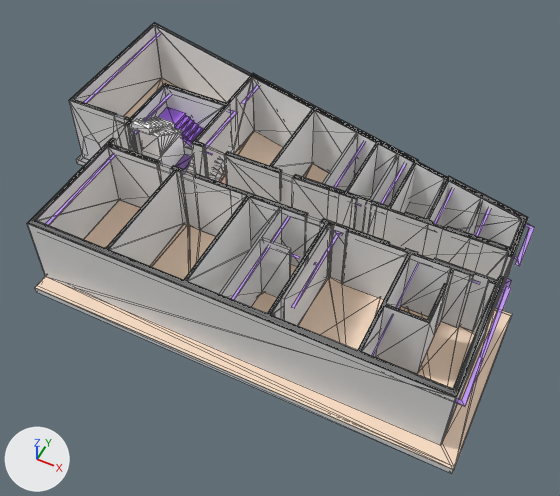
Before and after pictures for a commit that changed the glTF model program/res/GAPT/model.glb.
One viewpoint serves both versions: a 50 mm camera at (36.8, -23.3, 43.8) aimed at (19.6, 11.0, 0.8). Lighting does not change. The marker at lower left points along +X, +Y and +Z. Mesh edges are drawn as thin lines. Where no turn or scale is listed for an object, it has been applied to the vertices. Vertices at the same position are counted once.

Objects in the first picture: '89058', '89151', '89152', '93827', '94307', '94309', '94553', '94771', '94773', '95217', '95219'.
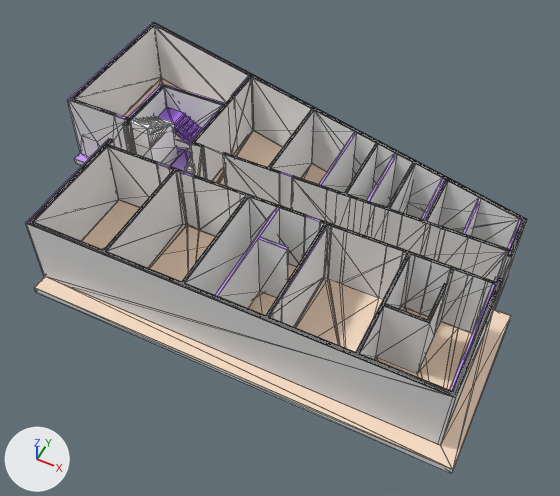
ob_1st_floor is not drawn itself; it is the parent of ob_89160, ob_89161.
ob_89160 is not drawn itself; it is the parent of ob_94309.
ob_3rd_floor is not drawn itself; it is the parent of ob_95219.

Where the newer file only moved an object's origin or applied its transform, the numbers keep the older frame.

Location of each change, (x1, y1, x2, y2) in pixels of the pictures (560 x 496 px):
'95219', moved
    before: (36, 78, 527, 471)
    after: (27, 77, 521, 474)
'94309', moved
    before: (76, 78, 520, 389)
    after: (26, 26, 507, 327)
'95217', moved
    before: (34, 73, 528, 395)
    after: (26, 74, 527, 398)
'94307', moved
    before: (46, 33, 535, 406)
    after: (25, 22, 521, 391)
'89151', moved
    before: (139, 132, 234, 168)
    after: (132, 129, 190, 163)
'89058', moved
    before: (151, 129, 182, 156)
    after: (148, 133, 165, 149)
'93827', moved
    before: (175, 155, 511, 308)
    after: (75, 147, 191, 171)
'89152', moved
    before: (183, 141, 192, 150)
    after: (174, 133, 186, 143)
'95031', unchanged, uncovered by the edit
    before: (455, 308, 512, 466)
    after: (34, 130, 511, 470)
'94553', unchanged, covered by the edit
    before: (35, 78, 511, 470)
    after: (124, 78, 511, 470)

Patch to the scene script:
```diff
--- a/program/res/GAPT/model.glb.py
+++ b/program/res/GAPT/model.glb.py
@@ me_mesh_1 @@
 me_mesh_1.from_pydata(...)  # 119 vertices, 113 faces; spans x 0.0..35.4, y 0.0..24.4, z 0.0
+# me_mesh_1 part 1: the whole mesh is moved by (-0.2, 1.2, 6.1)
 me_mesh_1.materials.append(mat_color_j02_003)
@@ me_mesh_2 @@
 me_mesh_2.from_pydata(...)  # 292 vertices, 353 faces; spans x 0.0..1395.0, y -236.0..0.0, z 0.0..961.0
 # used by ob_94309; parent = ob_89160; location = (0.0, 0.0, 234.8)
+# me_mesh_2 part 2: the whole mesh is moved by (-7.0, -3.0, 48.0)
 me_mesh_2.materials.append(mat_color_m01)
@@ me_mesh_6 @@
 me_mesh_6.from_pydata(...)  # 18 vertices, 24 faces; spans x 0.0..5.44, y 0.0..4.97, z 0.0..4.27
+# me_mesh_6 part 3: the whole mesh is moved by (5.6, 13.17, 1.77)
 me_mesh_6.materials.append(mat_color_m00)
@@ me_mesh_4 @@
 me_mesh_4.from_pydata(...)  # 32 vertices, 56 faces; spans x -1.75..0.0, y -3.22..0.0, z 0.0..1.99
+# me_mesh_4 part 4: the whole mesh is moved by (7.35, 16.4, 4.04)
 me_mesh_4.materials.append(mat_color_m00_009)
@@ me_mesh_7 @@
 me_mesh_7.from_pydata(...)  # 24 vertices, 44 faces; spans x 0.0..1.95, y 0.0..1.75, z 0.0..1.23
+# me_mesh_7 part 5: the whole mesh is moved by (7.35, 16.4, 2.56)
 me_mesh_7.materials.append(mat_color_m00_041)
@@ me_mesh_20 @@
 me_mesh_20.from_pydata(...)  # 108 vertices, 104 faces; spans x 0.0..35.4, y 0.0..24.4, z 0.0
+# me_mesh_20 part 6: its shading normals changed
 me_mesh_20.materials.append(mat_color_m08_006)
@@ me_mesh_10 @@
 me_mesh_10.from_pydata(...)  # 92 vertices, 86 faces; spans x 0.0..29.9, y 0.0..21.5, z 0.0
+# me_mesh_10 part 7: the whole mesh is moved by (5.6, 1.2, 6.1)
 me_mesh_10.materials.append(mat_color_m08_003)
@@ me_mesh_11 @@
 me_mesh_11.from_pydata(...)  # 229 vertices, 284 faces; spans x 0.0..1324.0, y -236.0..0.0, z 0.0..895.0
 # used by ob_95219; parent = ob_3rd_floor; location = (144.9, 19.44, 187.6)
+# me_mesh_11 part 8: the whole mesh is moved by (117.0, -5.0, -2.0)
 me_mesh_11.materials.append(mat_color_m01_142)
@@ ob_1st_floor @@
 ob_1st_floor.parent = ob_root_node
-ob_1st_floor.location = (0.0, 0.0000255, -190.1)
+ob_1st_floor.location = (0.0, 0.0, 0.0)
@@ ob_89160 @@
 ob_89160.parent = ob_1st_floor
-ob_89160.location = (-1.852, 0.0, 5.845)
+ob_89160.location = (0.0, 0.0, 0.0)
@@ ob_93827 @@
 ob_93827 = bpy.data.objects.new('93827', me_mesh_0)
-ob_93827.location = (0.64, 1.58, -0.49)
+ob_93827.location = (0.0, 0.0, 0.0)
@@ ob_94307 @@
 ob_94307 = bpy.data.objects.new('94307', me_mesh_1)
-ob_94307.location = (0.64, 1.28, 5.51)
+ob_94307.location = (0.0, 0.0, 0.0)
@@ ob_94309 @@
 ob_94309.parent = ob_89160
-ob_94309.location = (0.0, 0.0, 234.8)
+ob_94309.location = (0.0, 0.0, 0.0)
@@ ob_89151 @@
 ob_89151 = bpy.data.objects.new('89151', me_mesh_6)
-ob_89151.location = (6.42, 13.23, 1.2)
+ob_89151.location = (0.0, 0.0, 0.0)
@@ ob_89058 @@
 ob_89058 = bpy.data.objects.new('89058', me_mesh_4)
-ob_89058.location = (8.16, 16.46, 3.48)
+ob_89058.location = (0.0, 0.0, 0.0)
@@ ob_89152 @@
 ob_89152 = bpy.data.objects.new('89152', me_mesh_7)
-ob_89152.location = (8.16, 16.46, 2.0)
+ob_89152.location = (0.0, 0.0, 0.0)
@@ ob_3rd_floor @@
 ob_3rd_floor.parent = ob_root_node
-ob_3rd_floor.location = (-25.77, -23.28, -179.8)
+ob_3rd_floor.location = (0.0, 0.0, 0.0)
@@ ob_95217 @@
 ob_95217 = bpy.data.objects.new('95217', me_mesh_10)
-ob_95217.location = (5.61, 1.4, 6.1)
+ob_95217.location = (0.0, 0.0, 0.0)
@@ ob_95219 @@
 ob_95219.parent = ob_3rd_floor
-ob_95219.location = (144.9, 19.44, 187.6)
+ob_95219.location = (0.0, 0.0, 0.0)
```
